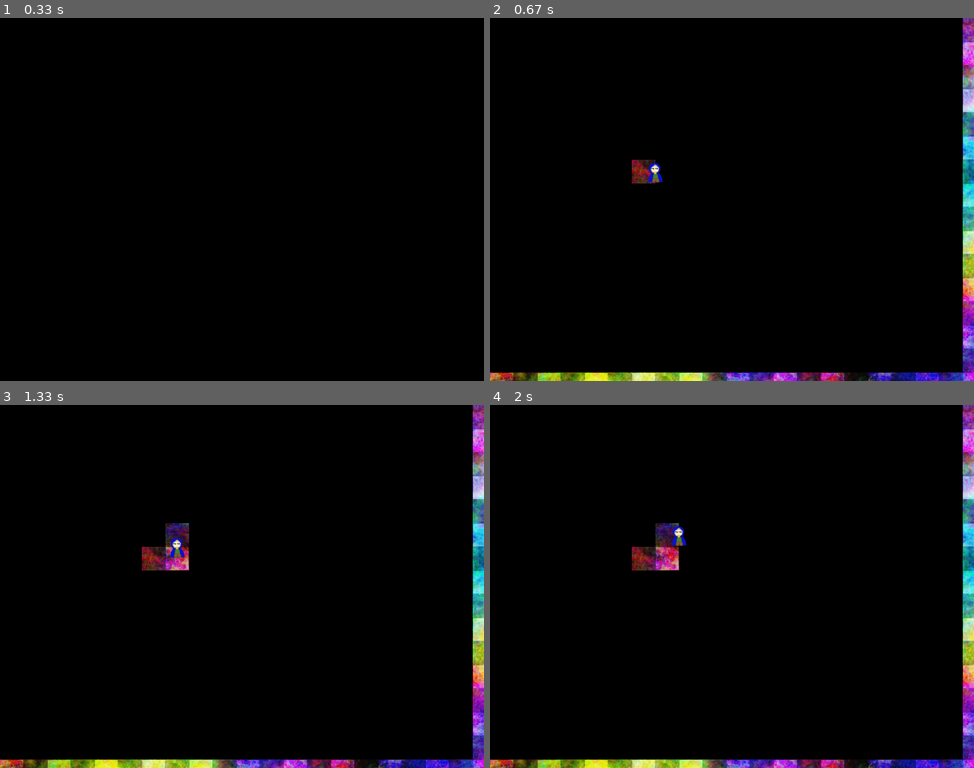
Above: before the commit, frames 1-4 (two rows, left to right).
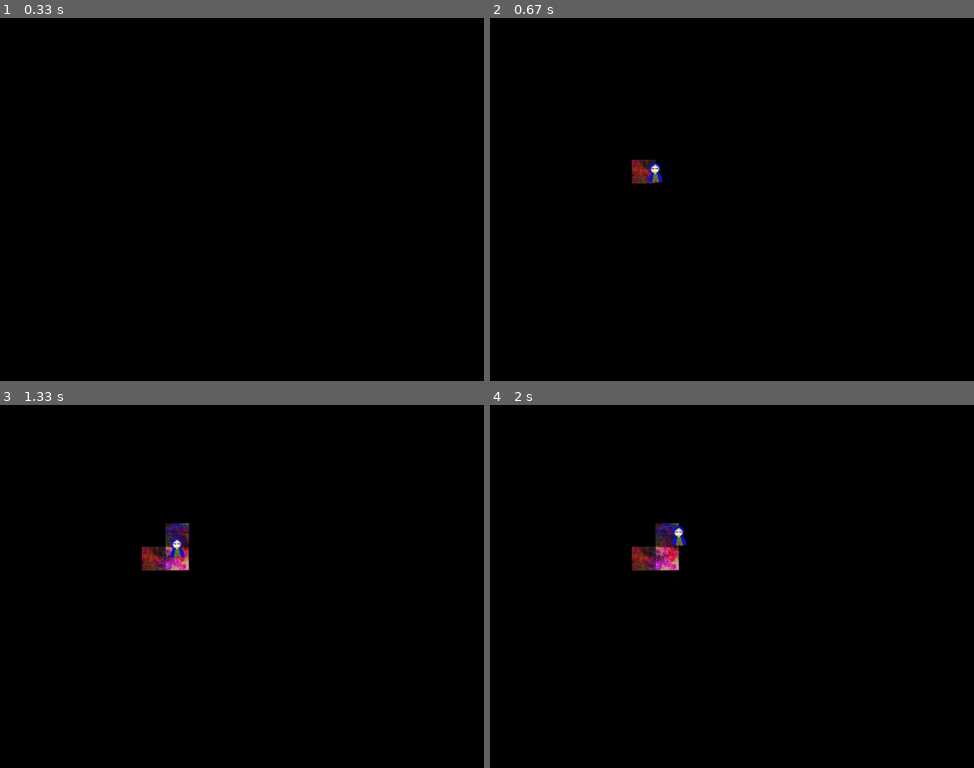
Above: after the commit, the same moments.

Repository: kcunning/Katie-s-Rougish-PyGame
Game: pygame game, started from rogue.py
Two runs of this game, one before a commit and one after it. Both use one fixed random seed, a clock stepped at 60 frames per second and the inputs below. The source is Python 2; it was converted automatically to run under Python 3.
Inputs:
- Up to frame 1 (0.33 s): no input
- Up to frame 2 (0.67 s): hold Right from 0.33 s (still down)
- Up to frame 3 (1.33 s): release Right at 0.8 s; hold Up from 0.83 s (still down)
- Up to frame 4 (2 s): release Up at 1.38 s; hold Right from 1.42 s (still down)

Frame 1 is identical in both runs. In frame 2, 4.6% of the frame differs, in the area x 0-100%, y 0-100%; in frame 3, 4.6%; in frame 4, 4.6%.

Commit message:
Updated the background to get rid of leakage.

Diff:
--- a/rogue.py
+++ b/rogue.py
@@ -21,7 +21,6 @@
 		x, y = position
 		column = x/50
 		row = y/50
-		print "Column %s, Row %s" % (str(column), str(row))
 		self.map[column][row] = 1
 
 	def print_ascii_map(self):
@@ -38,10 +37,10 @@
 		self.position = (300, 300)
 		self.map = Map()
 		self.map.clear_block(self.position)
+		self.map.print_ascii_map()
 		self.run()
 
 	def draw_darkness(self):
-		print self.map.map.__len__()
 		for row in range(TILES_ACROSS+1):
 			for col in range(TILES_DOWN+1):
 				if self.map.map[row][col] == 0:
@@ -73,7 +72,6 @@
                         	if event.key == K_UP: vert = -25
                         	if event.key == K_DOWN: vert = 25
 				self.move(hor, vert)
-				self.map.print_ascii_map()
 
 def main():
         while 1:
Binary file changed: rainbowbg.png
